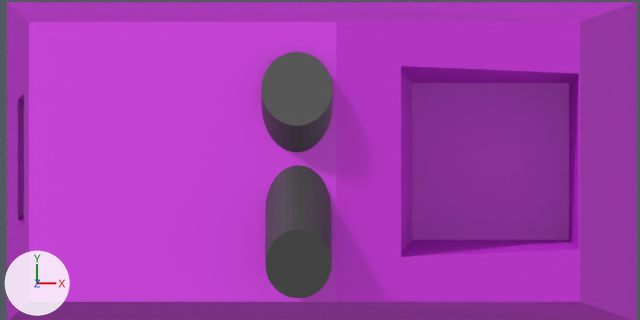
One commit to the Blender file Assets/blender/machine-2op.blend: the scene before it, then after it.
One viewpoint serves both versions: the file's camera 'Camera Top'. Arrows for +X, +Y and +Z are at lower left; the lights stay in place.

The first picture shows 'Cube.005', 'Piston', 'Piston.001'.
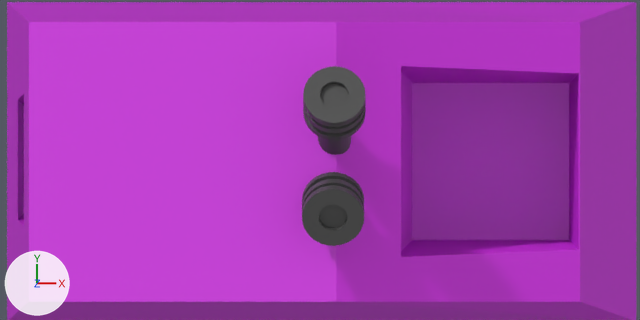
Boxes [x1, y1, x2, y2] around the edits, measured in the pictures (640 x 320 px):
'Piston', deleted
    before: [265, 165, 332, 298]
'Piston.001', deleted
    before: [261, 52, 332, 152]
'Piston Shaped.001', added
    after: [303, 66, 366, 155]
'Piston Shaped', added
    after: [302, 172, 364, 246]

The change, as a list of edits to the scene's bpy script:
```text
Add mat_piston_002:
    mat_piston_002 = principled_material('Piston.002')
    mat_piston_002.base_color = (0.0659, 0.0659, 0.0659)  # dark grey #494949
Add me_cylinder_001:
    me_cylinder_001.from_pydata(...)  # 448 vertices, 418 faces; spans x -0.292..0.292, y -0.292..0.292, z -0.503..0.597
    me_cylinder_001.materials.append(mat_piston_002)  # dark grey #494949
Add me_cylinder:
    me_cylinder.from_pydata(...)  # 448 vertices, 418 faces; spans x -0.292..0.292, y -0.292..0.292, z -0.503..0.597
    me_cylinder.materials.append(mat_piston)  # dark grey #494949
Remove ob_piston:
    ob_piston = bpy.data.objects.new('Piston', me_cube_008)
    ob_piston.parent = ob_machine_2op
    ob_piston.location = (-0.0951, 0.629, 1.128)
    ob_piston.rotation_euler = (0.0, 0.0, 1.571)  # degrees (0, 0, 90)
    ob_piston.scale = (0.293, 0.293, 0.293)
Remove ob_piston_001:
    ob_piston_001 = bpy.data.objects.new('Piston.001', me_cube_010)
    ob_piston_001.parent = ob_machine_2op
    ob_piston_001.location = (-0.109, -0.995, 0.571)
    ob_piston_001.rotation_euler = (0.0, 0.0, 1.571)  # degrees (0, 0, 90)
    ob_piston_001.scale = (0.314, 0.314, 0.314)
Add ob_piston_shaped_001:
    ob_piston_shaped_001 = bpy.data.objects.new('Piston Shaped.001', me_cylinder_001)
    ob_piston_shaped_001.parent = ob_piston_position_001
    ob_piston_shaped_001.location = (0.0, 0.0, 0.0)
Add ob_piston_position_001:
    ob_piston_position_001 = bpy.data.objects.new('Piston Position.001', None)
    ob_piston_position_001.location = (0.135, 0.36, 1.477)
    ob_piston_position_001.rotation_euler = (0.0, 0.436, 1.571)  # degrees (0, 25, 90)
Add ob_piston_shaped:
    ob_piston_shaped = bpy.data.objects.new('Piston Shaped', me_cylinder)
    ob_piston_shaped.parent = ob_piston_position
    ob_piston_shaped.location = (0.0, 0.0, -0.0961)
Add ob_piston_position:
    ob_piston_position = bpy.data.objects.new('Piston Position', None)
    ob_piston_position.location = (0.123, -0.328, 1.225)
    ob_piston_position.rotation_euler = (0.0, 0.436, -1.571)  # degrees (0, 25, -90)
```
